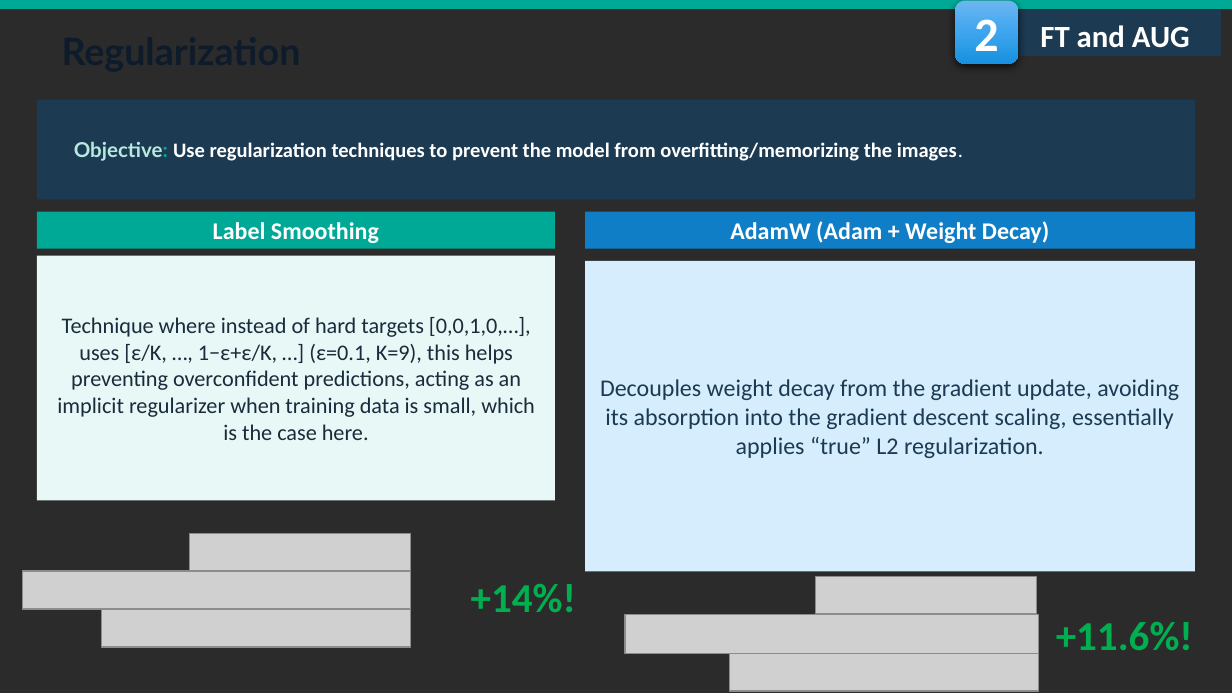
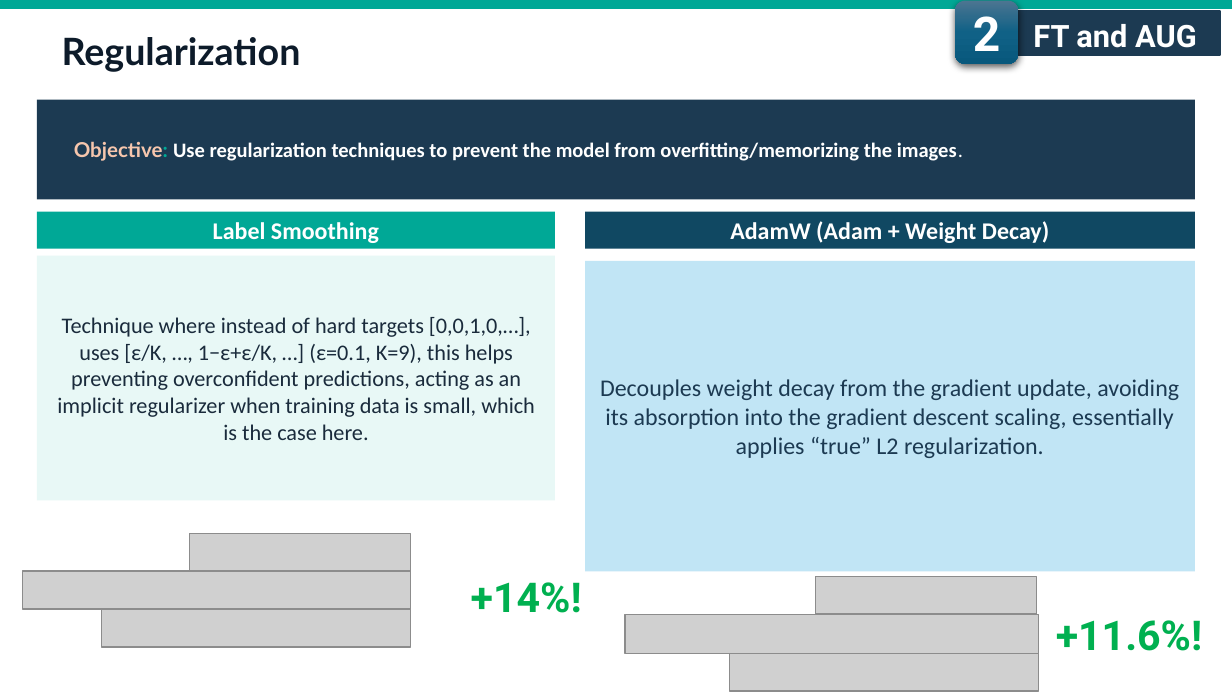
Before and after one commit to fmssilva/DL_Proj, a slide deck: slide 68 of assignment_1/task3/Task3_report.pptx. Drawn at 1232x693 pixels with LibreOffice and Linux fonts; fonts in the diff are those of the drawing; grey boxes stand for pictures; background and template pictures are left out; a plain dark background stands for a picture behind light text. Boxes give left, top, right and bottom in pixels: in the first picture for what was removed or moved away, otherwise in the second. Text is boxed around its words. In the diff, an @@ line names an element or a change of style, - is before the commit and + after.

```diff
--- a/assignment_1/task3/Task3_report.pptx
+++ b/assignment_1/task3/Task3_report.pptx
@@ background picture (left out) to #FFFFFF @@
@@ rounded rectangle "2" at (955, 0, 1018, 63): font Calibri to Roboto; fill gradient #6CB6F1 to #3FA6EE to #1891DF to gradient #4C7591 to #106287 to #09597D; shadow changed @@
@@ text "Objective: Use regularization techniques to ..." at (74, 141, 963, 161): text colour #B7EADE to #F6C6AD in "Objective:" @@
@@ rectangle "AdamW (Adam + Weight Decay)" at (585, 212, 1195, 249): fill #107EC6 to #104862 @@
@@ rectangle "Decouples weight decay from the ..." at (585, 261, 1195, 572): fill #D5EDFC to #C1E5F5 @@
@@ font Calibri to Roboto in 3 elements at (1010, 11, 1220, 55), (1056, 620, 1202, 651), (471, 582, 582, 613) @@
```
Also in this commit, not shown: 61 other slides changed, 2 other files.
